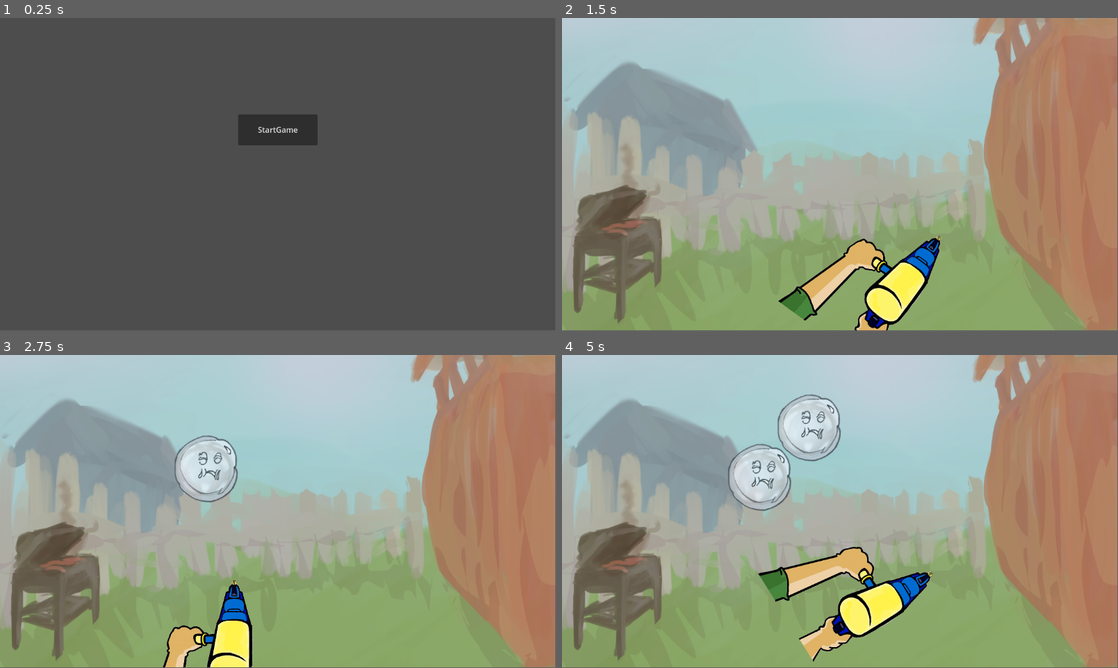
Above: before the commit, frames 1-4 (two rows, left to right).
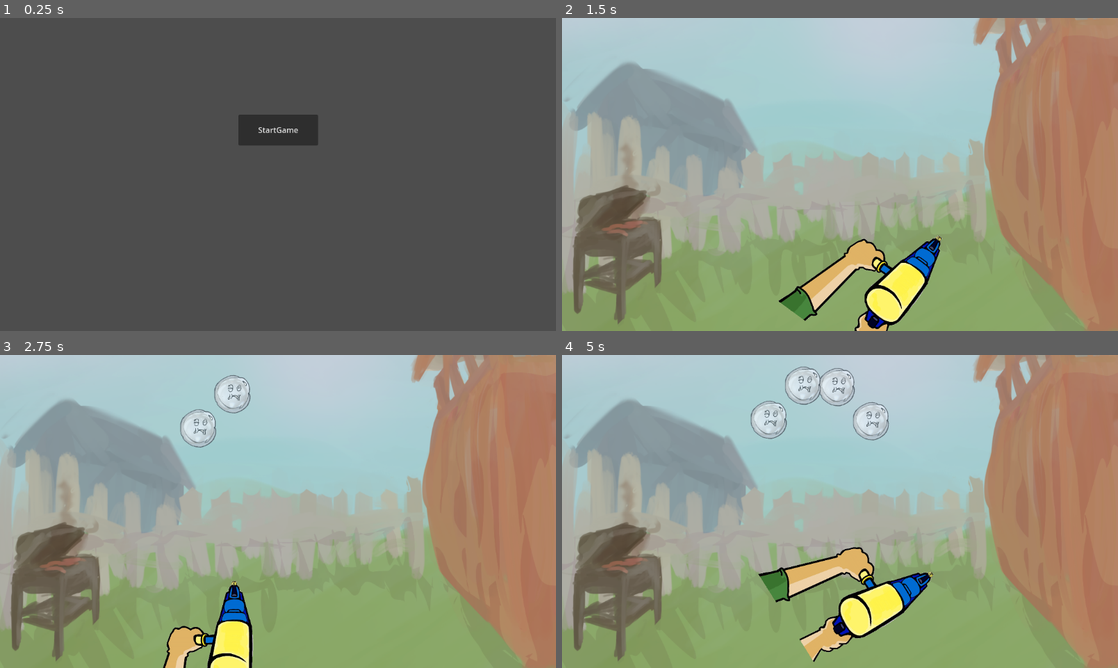
Above: after the commit, the same moments.

Repository: Rupuu/Plyok
Game: Godot game, scene res://scenes/main-menu.tscn
Two runs of this game, one before a commit and one after it. Both use one fixed random seed, a clock stepped at 60 frames per second and the inputs below.
Inputs (mouse positions are in pixels of both pictures, inside the frame that each line leads up to):
- Up to frame 1 (0.25 s): no input
- Up to frame 2 (1.5 s): click "StartGame" at 0.5 s; tap Enter at 1.25 s; move the mouse to (962, 158) at 1.27 s; click (962, 158) at 1.42 s
- Up to frame 3 (2.75 s): move the mouse to (233, 439) at 2.02 s; click (233, 439) at 2.17 s
- Up to frame 4 (5 s): move the mouse to (767, 467) at 2.77 s; click (767, 467) at 2.92 s; move the mouse to (812, 574) at 3.52 s; click (812, 574) at 3.67 s; move the mouse to (1006, 558) at 4.27 s; click (1006, 558) at 4.42 s
In our replay, the window is 799x449 before the commit and 800x450 after it. These sizes can differ from the game's own. Grey fills any space a smaller window leaves; there, only what the larger window draws over its background counts as a difference.

The runs differ from the first frame. In frame 1, less than 0.1% of the frame differs, in the area x 46-54%, y 34-37%; in frame 2, 1.0%; in frame 3, 3.4%; in frame 4, 6.1%, in the area x 2-100%, y 0-100%.

Commit message:
dynamic display support

Diff:
--- a/project.godot
+++ b/project.godot
@@ -19,6 +19,11 @@
 
 Global="*res://global.gd"
 
+[display]
+
+window/stretch/mode="viewport"
+window/stretch/aspect="expand"
+
 [dotnet]
 
 project/assembly_name="Plyok"
--- a/scenes/bubble.tscn
+++ b/scenes/bubble.tscn
@@ -95,15 +95,15 @@
 }]
 
 [sub_resource type="CircleShape2D" id="CircleShape2D_dm2nv"]
-radius = 63.0079
+radius = 30.1496
 
 [node name="Bubble" type="CharacterBody2D"]
 input_pickable = true
 script = ExtResource("1_inmyy")
 
 [node name="AnimatedSprite2D" type="AnimatedSprite2D" parent="."]
-position = Vector2(2.155, -10.75)
-scale = Vector2(0.56875, 0.56875)
+position = Vector2(3, 2)
+scale = Vector2(0.32375, 0.32375)
 sprite_frames = SubResource("SpriteFrames_t3gr1")
 animation = &"pop"
 autoplay = "idle"
@@ -111,7 +111,7 @@
 frame_progress = 1.0
 
 [node name="CollisionShape2D" type="CollisionShape2D" parent="."]
-position = Vector2(-1, -15)
+position = Vector2(2, 3)
 shape = SubResource("CircleShape2D_dm2nv")
 
 [connection signal="input_event" from="." to="." method="_on_input_event"]
--- /dev/null
+++ b/scenes/control.tscn
@@ -0,0 +1,17 @@
+[gd_scene load_steps=2 format=3 uid="uid://qumsq3qqbrdu"]
+
+[ext_resource type="PackedScene" uid="uid://c86ya51tgc5pe" path="res://scenes/level1.tscn" id="1_kcr3g"]
+
+[node name="Control" type="Control"]
+layout_mode = 3
+anchors_preset = 15
+anchor_right = 1.0
+anchor_bottom = 1.0
+grow_horizontal = 2
+grow_vertical = 2
+size_flags_horizontal = 3
+size_flags_vertical = 3
+metadata/_edit_use_anchors_ = true
+
+[node name="Level1" parent="." instance=ExtResource("1_kcr3g")]
+position = Vector2(532, 324)
--- a/scenes/level1.tscn
+++ b/scenes/level1.tscn
@@ -43,4 +43,4 @@
 shape = SubResource("RectangleShape2D_jr66a")
 
 [node name="EnemySpawnPoint" parent="." instance=ExtResource("4_ijg0v")]
-position = Vector2(-117, -101)
+position = Vector2(-178, -159)
